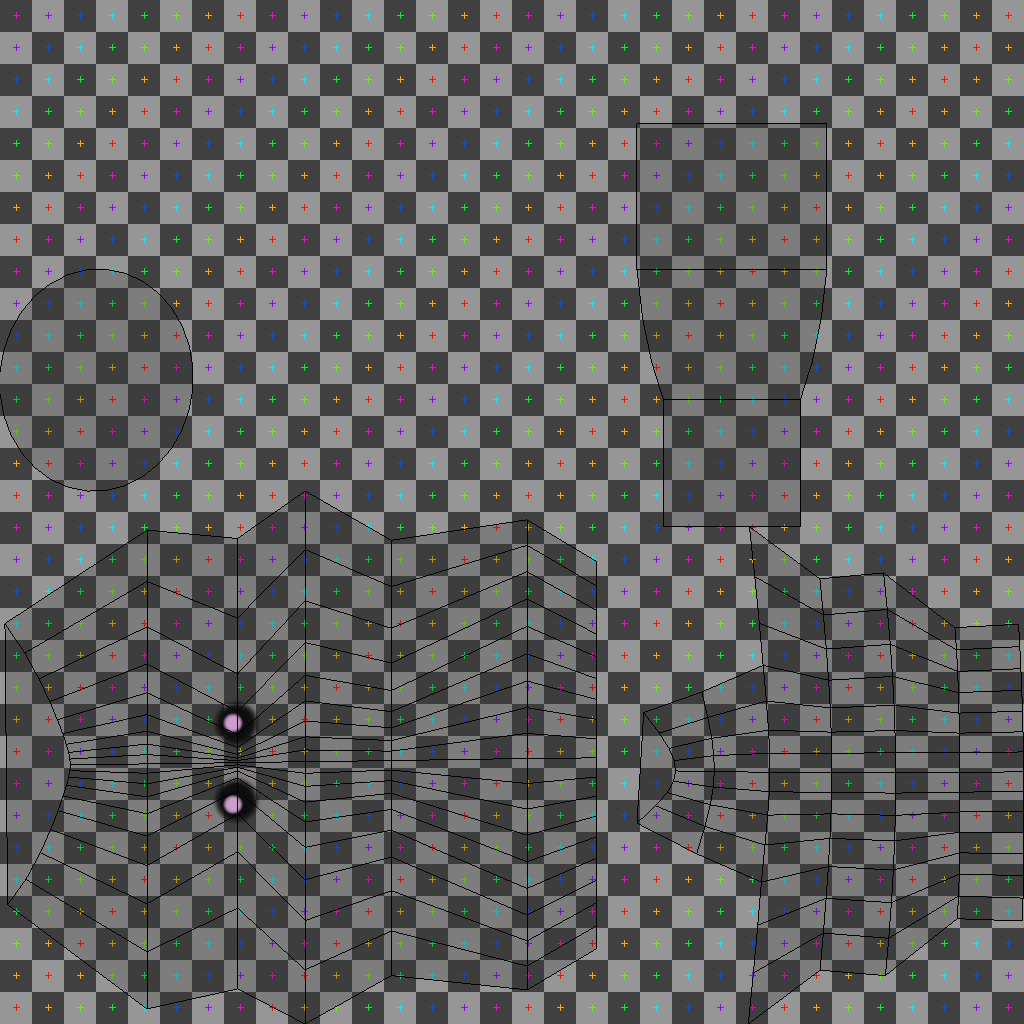
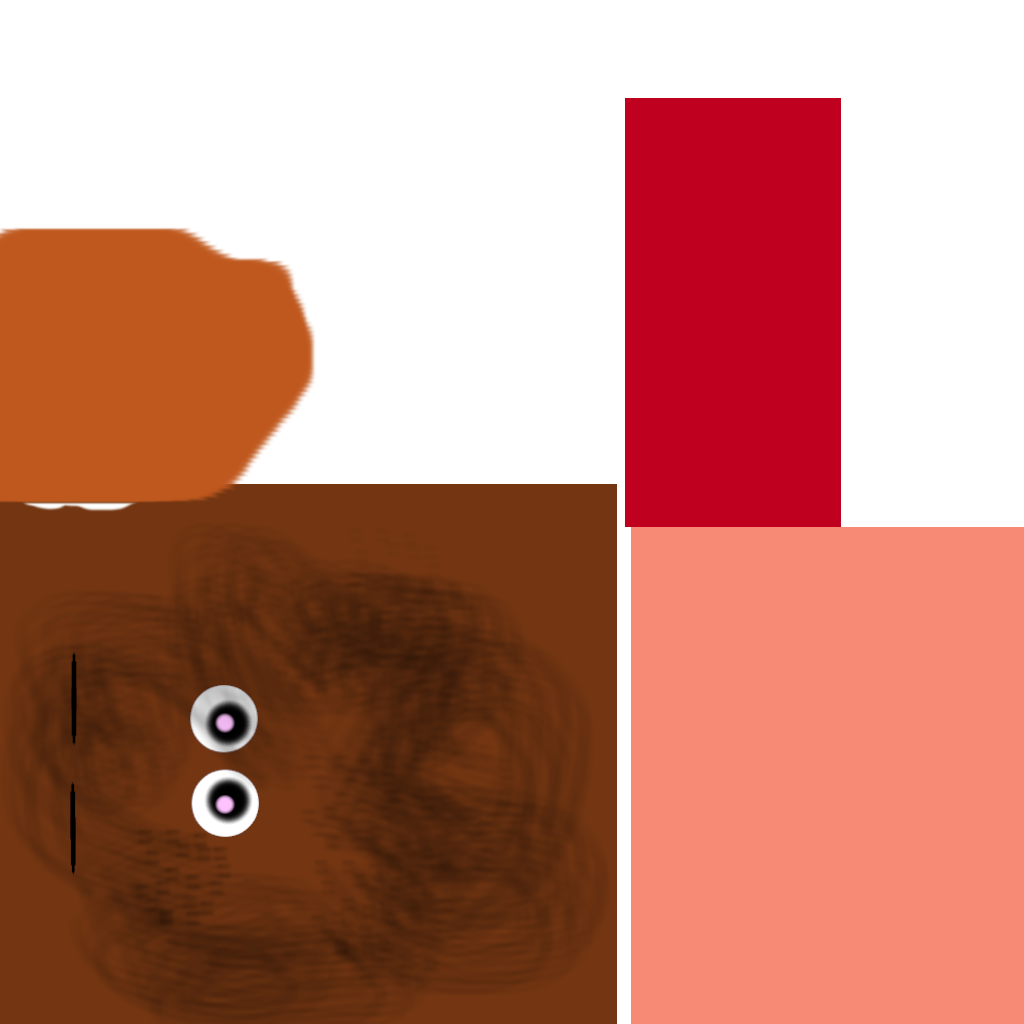
Before/after of a (1024, 1024) layered artwork. What changed in the layer stack:
hid "Pasted Layer" over [0, 123, 1024, 1024]
painted on "Layer" over [0, 98, 1024, 1024]
added layer "Layer #1" above "slugUV.png" over [0, 484, 617, 1024]
hid "slugUV.png" over [0, 0, 1024, 1024]
